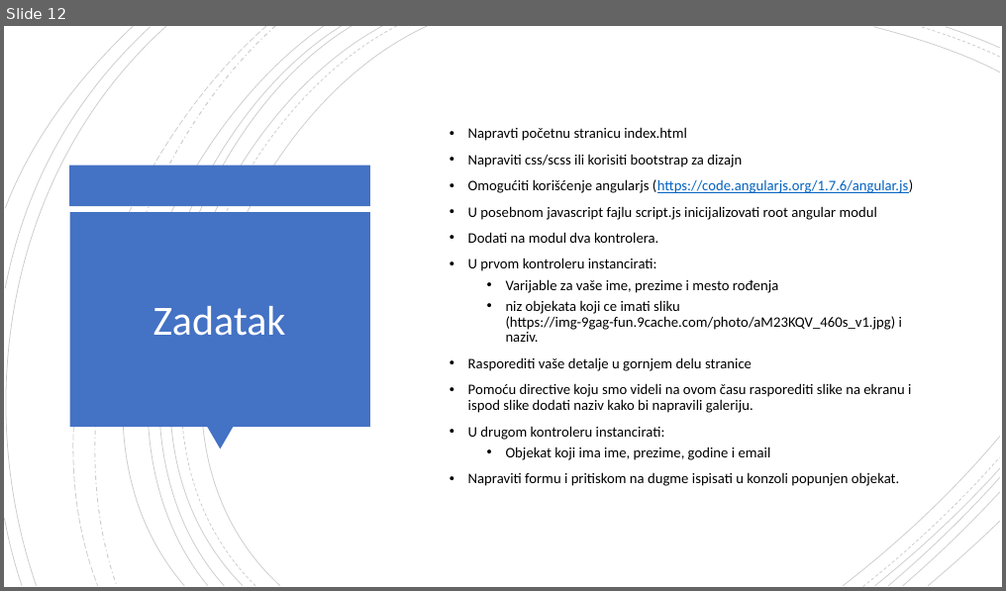
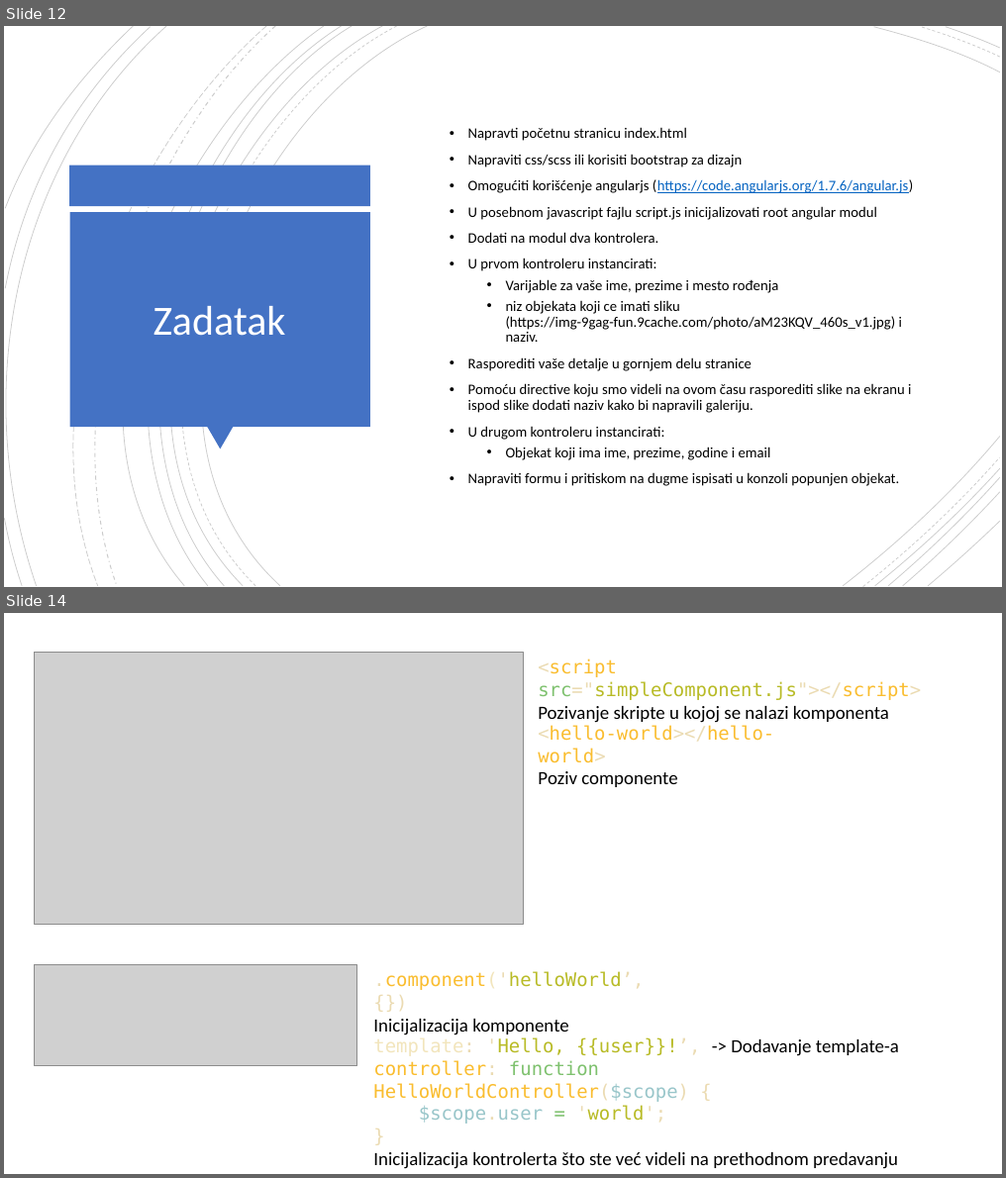
Before and after one commit to daniloMogin/kurs, a slide deck: AngularJS.pptx. Shown one above the other, each under a label of ours: slide 12 before the commit, slides 12 and 14 after it; the slides between them are not shown. The pictures are 1006x591 and 1006x1178 pixels, drawn with LibreOffice and Linux fonts; fonts in the diff are those of the drawing; grey boxes stand for pictures. Boxes give left, top, right and bottom in pixels: in the first picture for what was removed or moved away, otherwise in the second. Text is boxed around its words. In the diff, an @@ line names an element or a change of style, - is before the commit and + after.

```diff
--- a/AngularJS.pptx
+++ b/AngularJS.pptx
@@ slide 14 added at [4, 613, 1002, 1174], background #FFFFFF @@
@@ picture added at [34, 652, 524, 925] @@
@@ text added at [538, 659, 921, 723], 18 pt, text #000000 @@
+<script src="simpleComponent.js"></script>
+Pozivanje skripte u kojoj se nalazi komponenta
@@ text added at [538, 725, 774, 787], 18 pt, text #FABD2F @@
+<hello-world></hello-world>
+Poziv componente
@@ picture added at [34, 964, 357, 1065] @@
@@ text added at [373, 971, 644, 1036], 18 pt, text #000000 @@
+.component('helloWorld’, {})
+Inicijalizacija komponente
@@ text added at [373, 1038, 899, 1169], 18 pt, text #000000 @@
+template: 'Hello, {{user}}!’, -> Dodavanje template-a
+controller: function HelloWorldController($scope) {
+$scope.user = 'world';
+}
+Inicijalizacija kontrolerta što ste već videli na prethodnom predavanju
```
Also in this commit, not shown: 1 slide changed, 3 other slides added, 2 slides removed, 10 other files.
